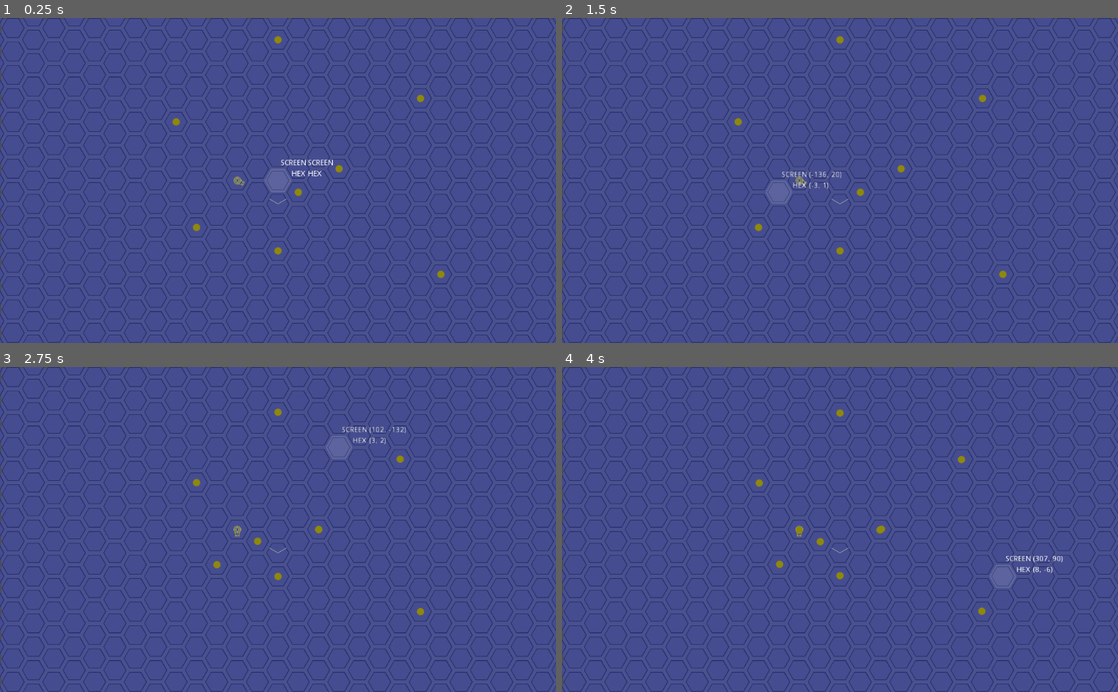
Above: before the commit, frames 1-4 (two rows, left to right).
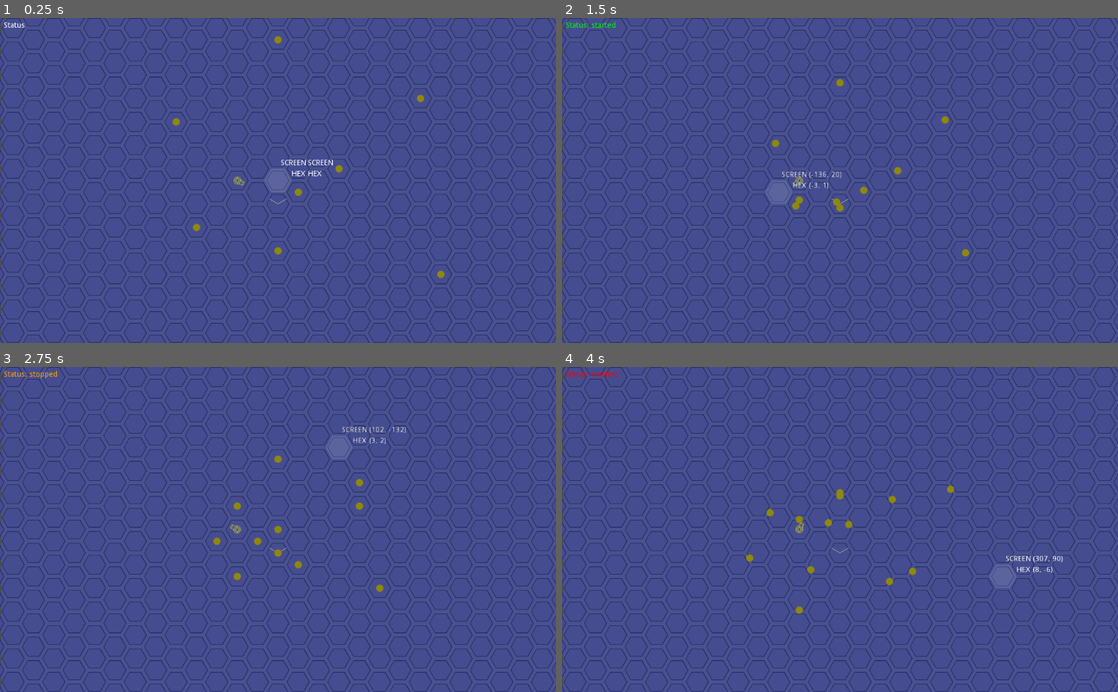
Above: after the commit, the same moments.

Repository: dareludum/ld45
Game: Godot game, scene res://Main.tscn
The game is run twice, just before and just after one commit, with the same random seed, the same clock (stepped at 60 frames per second) and the same inputs.
Inputs (mouse positions are in pixels of both pictures, inside the frame that each line leads up to):
- Up to frame 1 (0.25 s): no input
- Up to frame 2 (1.5 s): tap Enter at 0.5 s; move the mouse to (962, 164) at 0.52 s; tap Space at 0.6, 0.77, 1.07 s; click (962, 164) at 0.67 s; drag from (728, 196) to (840, 180) at 1.27 s
- Up to frame 3 (2.75 s): move the mouse to (333, 458) at 2.02 s; tap Space at 2.1 s; click (333, 458) at 2.17 s
- Up to frame 4 (4 s): drag from (812, 594) to (673, 480) at 2.77 s; tap Space at 3.5, 3.6, 3.77 s; move the mouse to (1006, 578) at 3.52 s; click (1006, 578) at 3.67 s

The runs differ from the first frame. In frame 1, less than 0.1% of the frame differs, in the area x 0-5%, y 1-3%; in frame 2, 0.5%; in frame 3, 0.5%; in frame 4, 0.7%, in the area x 0-77%, y 1-77%.

Commit message:
Improve simulation controls

Diff:
--- a/Main.gd
+++ b/Main.gd
@@ -45,11 +45,9 @@
 
 	# TESTING CODE END
 
-	sim_restart()
+	sim_reset() # TODO: remove, for now it just sets up the testing config
 
-func sim_restart():
-	crashed = false
-
+func sim_reset():
 	# remove balls
 	var to_delete = $BallHolder.get_children()
 	for child in to_delete:
@@ -58,8 +56,8 @@
 
 	# reset rotations
 	for child in $CellHolder.get_children():
-		child.direction = HexCell.DIR_SE
-		child.rotation_degrees = child.cell.direction_to_degrees(child.direction)
+		if child is Source:
+			child.reset_position()
 
 	# TESTING CODE BEGIN
 
@@ -82,7 +80,32 @@
 
 	# TESTING CODE END
 
+	crashed = false
+
+func sim_start():
+	print("sim_start")
+	$Status.text = "Status: started"
+	$Status.modulate = Color.green
+	paused = false
+	_game_tick()
 	tick_timer.start()
+
+
+func sim_stop():
+	print("sim_stop")
+	$Status.text = "Status: stopped"
+	$Status.modulate = Color.orange
+	paused = true
+	tick_timer.stop()
+
+
+func sim_crash(reason: String = "no reason") -> void:
+	print("sim_crash: %s" % reason)
+	$Status.text = "Status: crashed"
+	$Status.modulate = Color.red
+	paused = true
+	crashed = true
+	tick_timer.stop()
 
 
 func _process(delta: float) -> void:
@@ -107,27 +130,20 @@
 			highlight.position = hex_grid.get_hex_center(hex_grid.get_hex_at(relative_pos))
 
 	if event is InputEventKey:
-		if event.pressed and event.scancode == KEY_SPACE:
-			if paused and crashed:
-				sim_restart()
-			paused = not paused
-
-
-func sim_crash(reason: String = "no reason") -> void:
-	print("sim_crash: %s" % reason)
-	paused = true
-	crashed = true
+		if event.pressed:
+			if event.scancode == KEY_SPACE:
+				if not crashed:
+					if paused:
+						sim_start()
+					else:
+						sim_stop()
+			elif event.scancode == KEY_ESCAPE:
+				sim_stop()
+				sim_reset()
 
 
 # Main logic function, does one simulation step
 func _game_tick():
-	if paused:
-		if crashed:
-			print("Paused and crashed")
-		else:
-			print("Paused")
-		return
-
 	# spawn new balls
 	for source in $CellHolder.get_children():
 		if source is Source:
--- a/Main.tscn
+++ b/Main.tscn
@@ -59,3 +59,10 @@
 margin_right = 105.0
 margin_bottom = -5.0
 text = "HEX"
+
+[node name="Status" type="Label" parent="Area2D"]
+margin_left = -505.262
+margin_top = -293.101
+margin_right = -458.262
+margin_bottom = -279.101
+text = "Status"
--- a/scripts/Source.gd
+++ b/scripts/Source.gd
@@ -12,6 +12,12 @@
 		self.rotation_degrees = self.rotation_degrees as int % 360
 
 
+func reset_position():
+	self.direction = HexCell.DIR_SE
+	interpolation_deg_to = self.cell.direction_to_degrees(self.direction)
+	interpolation_deg_from = interpolation_deg_to
+
+
 func rotate_cw():
 	interpolation_deg_from = self.cell.direction_to_degrees(self.direction)
 	self.direction = self.cell.rotate_direction_cw(self.direction)
